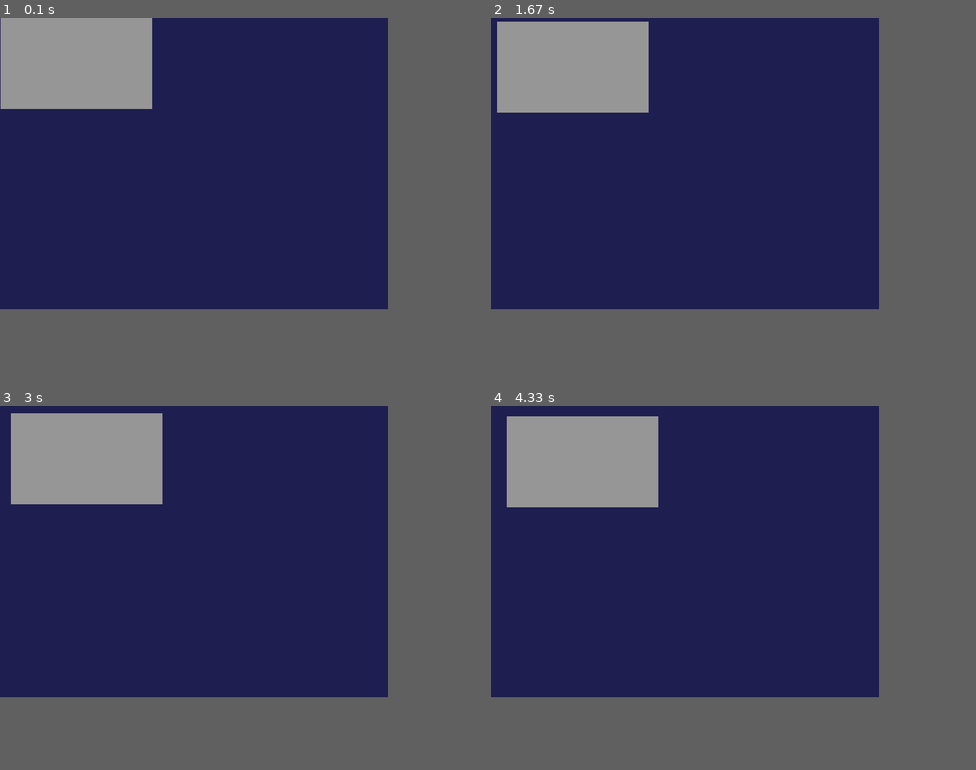
Above: before the commit, frames 1-4 (two rows, left to right).
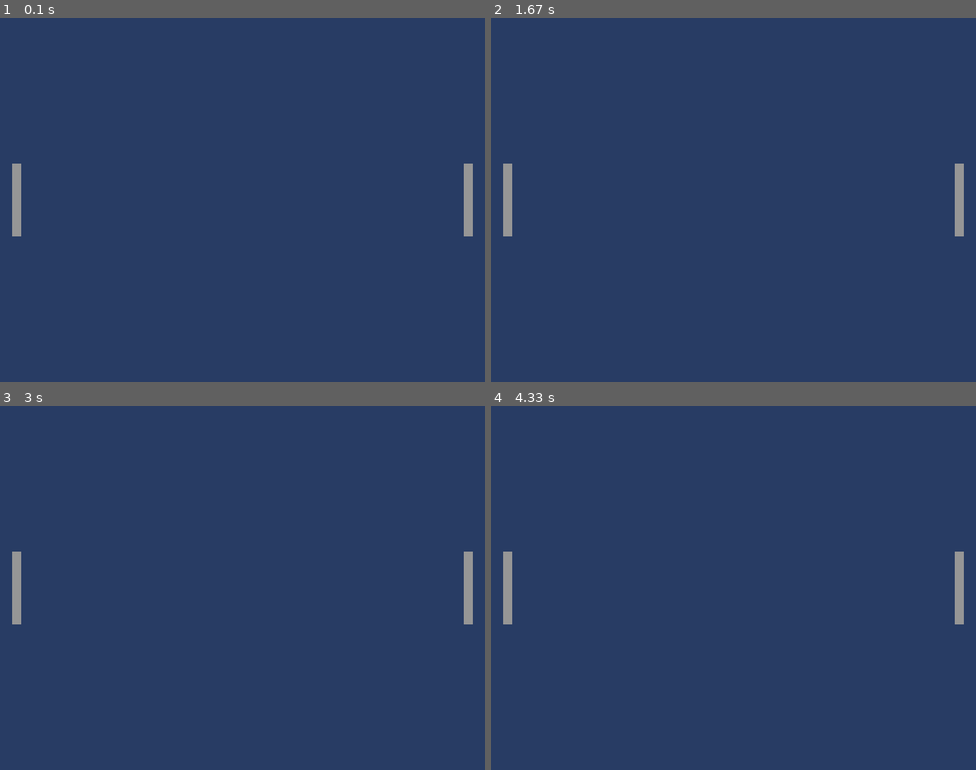
Above: after the commit, the same moments.

Repository: dyroga/pygame
Game: pygame game, started from pong/pong.py
The game is run twice, just before and just after one commit, with the same random seed, the same clock (stepped at 60 frames per second) and the same inputs.
Inputs:
- Up to frame 1 (0.1 s): no input
- Up to frame 2 (1.67 s): no input
- Up to frame 3 (3 s): no input
- Up to frame 4 (4.33 s): no input
In our replay, the window is 640x480 before the commit and 800x600 after it. These sizes can differ from the game's own. Grey fills any space a smaller window leaves; there, only what the larger window draws over its background counts as a difference.

The runs differ from the first frame. In frame 1, 64% of the frame differs, in the area x 0-98%, y 0-80%; in frame 2, 64%; in frame 3, 64%; in frame 4, 64%.

Commit message:
feat: pintamos los jugadores en la posicion inicial

Diff:
--- a/pong/pong.py
+++ b/pong/pong.py
@@ -1,9 +1,32 @@
 import pygame
+#############################################################################
+# configuracion pantalla
+
+ANCHO_PANTALLA = 800
+ALTO_PANTALLA = 600
+#colores          rojo  verde    azul
+COLOR_DE_FONDO = (40,     60,     100)
+
+#configuraciones jugadores
+# jugador 1
+ALTO_JUGADOR1 = 120
+ANCHO_JUGADOR1 = 15
+MARGEN_JUGADOR = 20
+COLOR_JUGADOR1 = (150,  150,    150)
+MARGEN = (ALTO_PANTALLA - ALTO_JUGADOR1)/2
+
+# jugador 2
+ALTO_JUGADOR2 = ALTO_JUGADOR1
+ANCHO_JUGADOR2 = ANCHO_JUGADOR1
+MARGEN_JUGADOR2 = ANCHO_PANTALLA - MARGEN_JUGADOR - ANCHO_JUGADOR2
+COLOR_JUGADOR2 = COLOR_JUGADOR1
+
+#############################################################################
 
 class Pong:
     def __init__(self):
         pygame.init()
-        self.pantalla = pygame.display.set_mode((640, 480))
+        self.pantalla = pygame.display.set_mode((ANCHO_PANTALLA, ALTO_PANTALLA))
 
 
     def jugar(self):
@@ -21,13 +44,22 @@
                     salir = True
 
             # renderizar mis objetos
-            # 1 borrar la pantalla       Rojo, Verde, azul
-            pygame.draw.rect(self.pantalla,  (30,     30,     80), ((0, 0), (640, 480)))
+            # 1 borrar la pantalla
+            #               dimenciones de la pantalla
+            pygame.draw.rect(self.pantalla,
+                             COLOR_DE_FONDO,
+                             # posicion
+                             ((0, 0), (ANCHO_PANTALLA, ALTO_PANTALLA)))
 
 
             # 2 pintar los objetos en la posicion correspodiente
-            rectangulo = pygame.Rect(eje_x/10, eje_y/15, 250, 150)
-            pygame.draw.rect(self.pantalla, (150, 150, 150), rectangulo)
+            # pinto el jugador 1 a la izaquierda
+            jugador1 = pygame.Rect(MARGEN_JUGADOR, MARGEN, ANCHO_JUGADOR1, ALTO_JUGADOR1)
+            pygame.draw.rect(self.pantalla, COLOR_JUGADOR1, jugador1)
+
+            # pinto el jugador 2 a la derecha
+            jugador2 = pygame.Rect(MARGEN_JUGADOR2, MARGEN, ANCHO_JUGADOR2, ALTO_JUGADOR2)
+            pygame.draw.rect(self.pantalla, COLOR_JUGADOR2, jugador2)
             # 3 mostrar los cambios en la pantalla
             pygame.display.flip()
 
